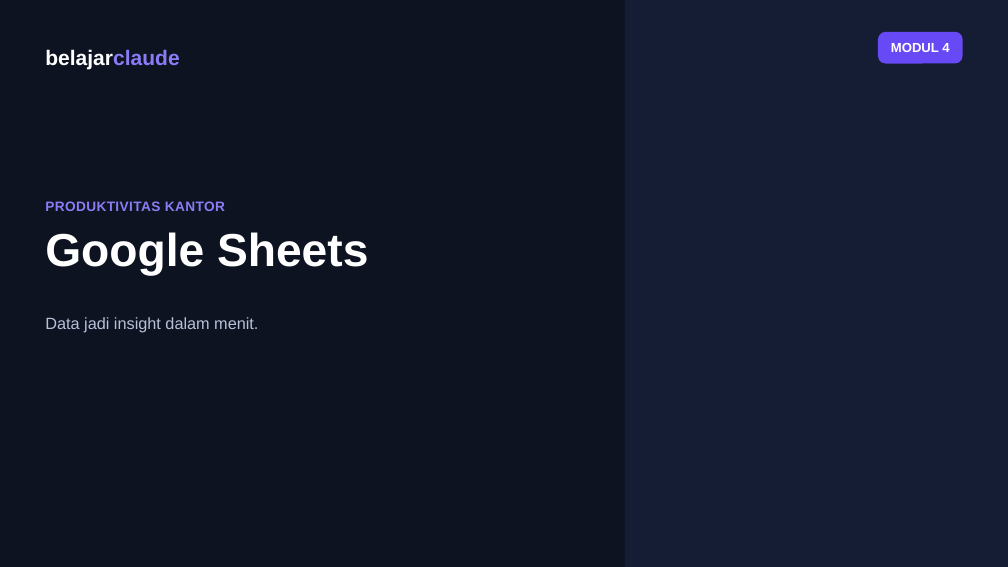
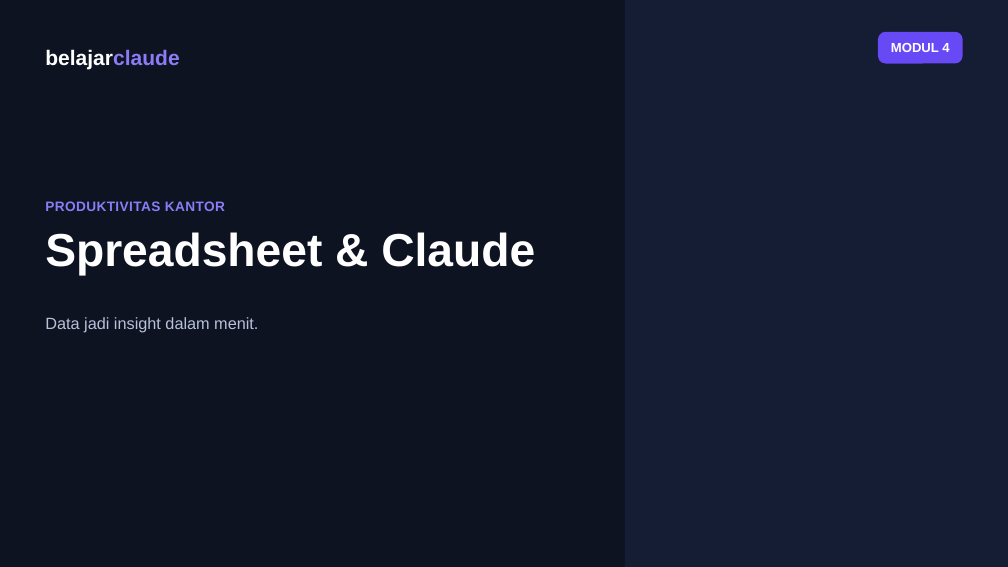
Before and after one commit to juliautomo/belajar-claude, a slide deck: slide 1 of K2-Produktivitas/M04-Google-Sheets/K2-M04-Google-Sheets.pptx. Drawn at 1008x567 pixels with LibreOffice and Linux fonts; fonts in the diff are those of the drawing. Boxes give left, top, right and bottom in pixels: in the first picture for what was removed or moved away, otherwise in the second. Text is boxed around its words. In the diff, an @@ line names an element or a change of style, - is before the commit and + after.

Commit message:
K2 M4: rename module to Spreadsheet & Claude, add Excel intro, restructure CSV to transactional data (~180 rows), generic Alur Prompt with new Excel-file-output step, remove 100% Gratis labels, add workflow automation title, move Claude in Chrome tip to bottom, label Apps Script as Sheets-specific with VBA pointer

```diff
--- a/K2-Produktivitas/M04-Google-Sheets/K2-M04-Google-Sheets.pptx
+++ b/K2-Produktivitas/M04-Google-Sheets/K2-M04-Google-Sheets.pptx
@@ text at [45,232,535,275]: text changed @@
-Google Sheets
+Spreadsheet & Claude
```
Also in this commit, not shown: 6 other slides changed, 2 other files.
